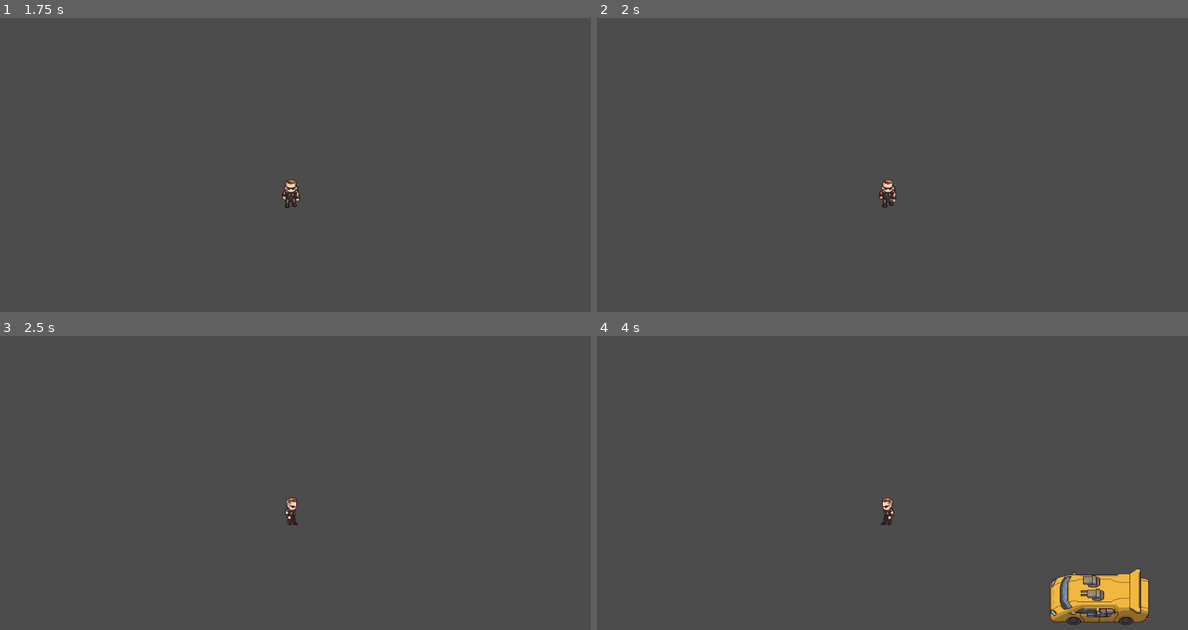
Above: before the commit, frames 1-4 (two rows, left to right).
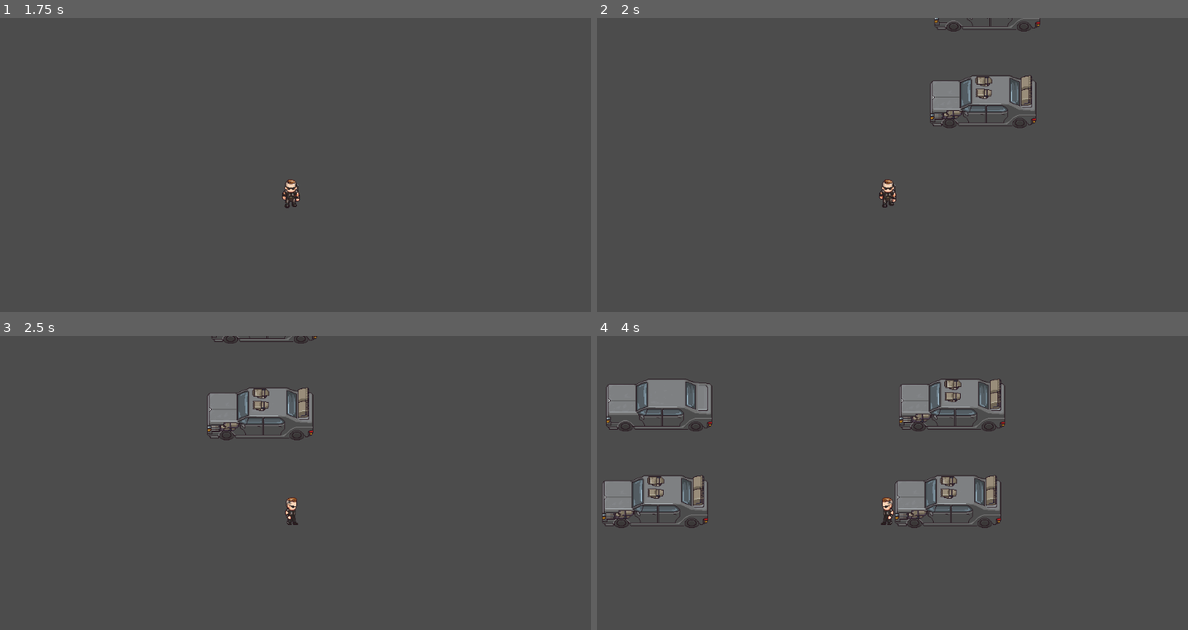
Above: after the commit, the same moments.

Repository: rominalodolo/PYTHON
Game: Godot game, scene res://Level/Level.tscn
Two runs of this game, one before a commit and one after it. Both use one fixed random seed, a clock stepped at 60 frames per second and the inputs below.
Inputs:
- Up to frame 1 (1.75 s): tap Enter at 0.5 s; hold Right (ui_right) 0.53-1.28 s; hold Down (ui_down) from 1.28 s (still down)
- Up to frame 2 (2 s): keep holding Down (ui_down)
- Up to frame 3 (2.5 s): release Down (ui_down) at 2.03 s; hold Right (ui_right) from 2.03 s (still down)
- Up to frame 4 (4 s): release Right (ui_right) at 2.78 s; hold Up (ui_up) 2.78-3.53 s; hold Left (ui_left) from 3.53 s (still down)

Frame 1 is identical in both runs. In frame 2, 2.1% of the frame differs, in the area x 56-75%, y 0-38%; in frame 3, 1.9%; in frame 4, 9.8%, in the area x 0-94%, y 14-99%.

Commit message:
Adding player position
Adding player position to the level

Diff:
--- a/PythonGaming/game3_BladeFrogger/Level/Level.gd
+++ b/PythonGaming/game3_BladeFrogger/Level/Level.gd
@@ -2,24 +2,18 @@
 
 const CAR = preload("res://car/car.tscn")
 
+func _ready():
+	$Player.position = $PlayerStartPos.position
 
-func car_spawn():
+func car_spawn(start_pos):
 	var car = CAR.instance()
-	car.position = $"StartPositions/CarStart1".position
+	var car_start_node_name = "StartPositions/CarStart" + str(start_pos)
+	car.position = get_node(car_start_node_name).position
 	add_child(car)
 
 
-func _on_Timer1_timeout():
-	car_spawn()
-
-func _on_Timer2_timeout():
-	pass # Replace with function body.
-
-func _on_Timer3_timeout():
-	pass # Replace with function body.
-
-func _on_Timer4_timeout():
-	pass # Replace with function body.
-
-func _on_Timer5_timeout():
-	pass # Replace with function body.
+func _on_Timer1_timeout(): car_spawn(1)
+func _on_Timer2_timeout(): car_spawn(2)
+func _on_Timer3_timeout(): car_spawn(3)
+func _on_Timer4_timeout(): car_spawn(4)
+func _on_Timer5_timeout(): car_spawn(5)
--- a/PythonGaming/game3_BladeFrogger/Level/Level.tscn
+++ b/PythonGaming/game3_BladeFrogger/Level/Level.tscn
@@ -50,6 +50,9 @@
 wait_time = 2.0
 autostart = true
 
+[node name="PlayerStartPos" type="Position2D" parent="."]
+position = Vector2( 764.653, 527.871 )
+
 [connection signal="timeout" from="CarTimers/Timer1" to="." method="_on_Timer1_timeout"]
 [connection signal="timeout" from="CarTimers/Timer2" to="." method="_on_Timer2_timeout"]
 [connection signal="timeout" from="CarTimers/Timer3" to="." method="_on_Timer3_timeout"]
